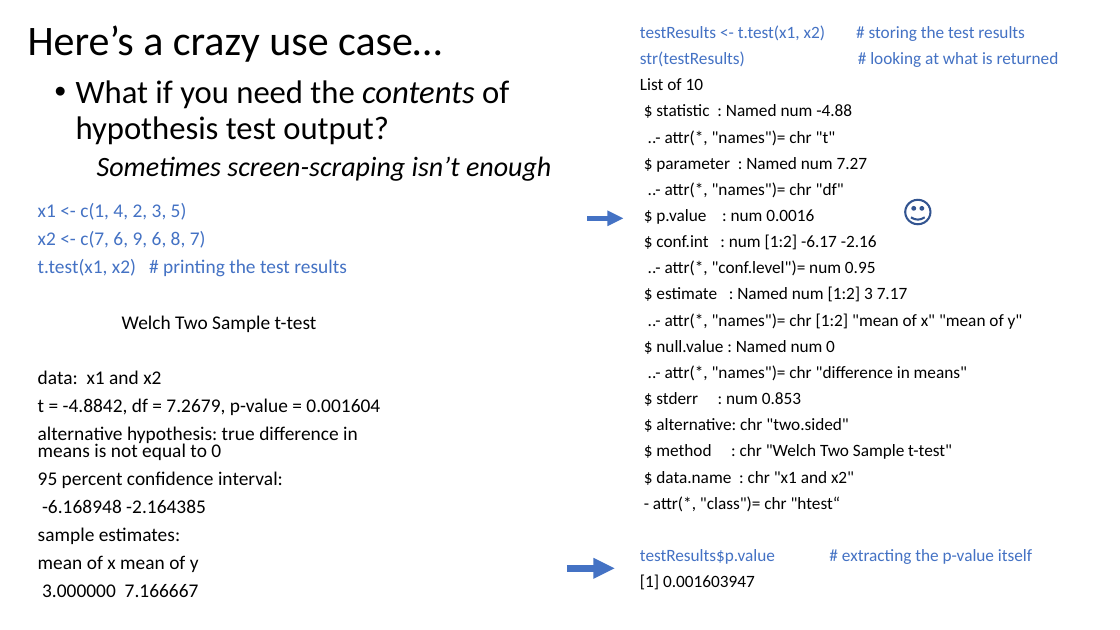
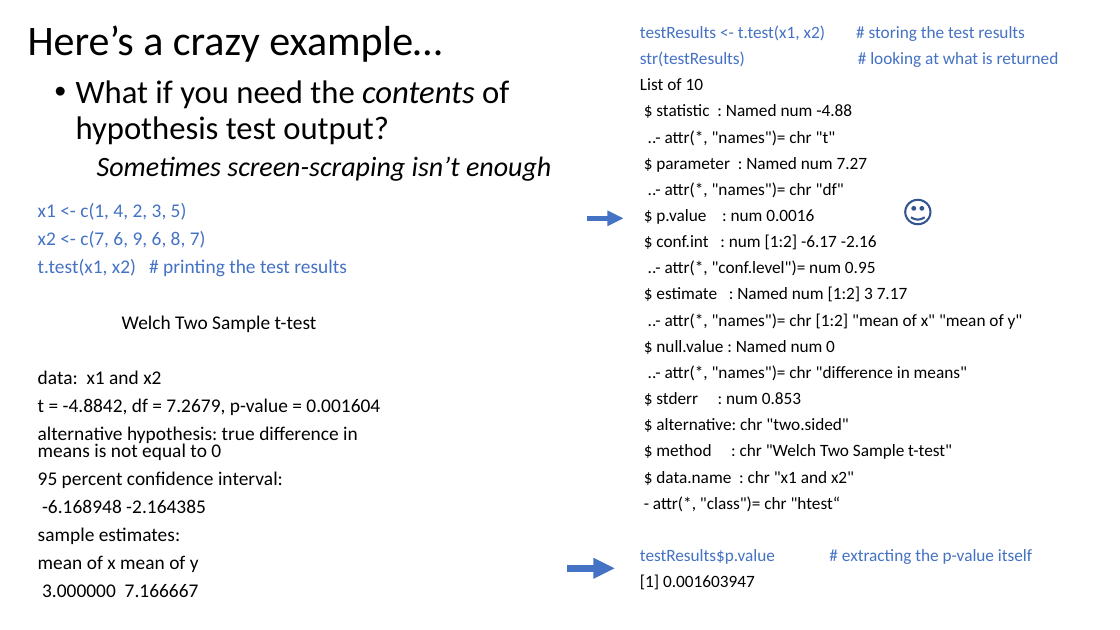
Before and after one commit to justinpriest/ADFG_R_Intro_Workshop, a slide deck: slide 16 of presentations/4 - Programming Basics 2 - Under the Hood.pptx. Drawn at 1120x630 pixels with LibreOffice and Linux fonts; fonts in the diff are those of the drawing. Boxes give left, top, right and bottom in pixels: in the first picture for what was removed or moved away, otherwise in the second. Text is boxed around its words. In the diff, an @@ line names an element or a change of style, - is before the commit and + after.

```diff
--- a/presentations/4 - Programming Basics 2 - Under the Hood.pptx
+++ b/presentations/4 - Programming Basics 2 - Under the Hood.pptx
@@ title at bbox=[28, 25, 442, 62]: text changed @@
-Here’s a crazy use case…
+Here’s a crazy example…
```
Also in this commit, not shown: 9 other slides changed, 8 slides removed, 12 other files.
